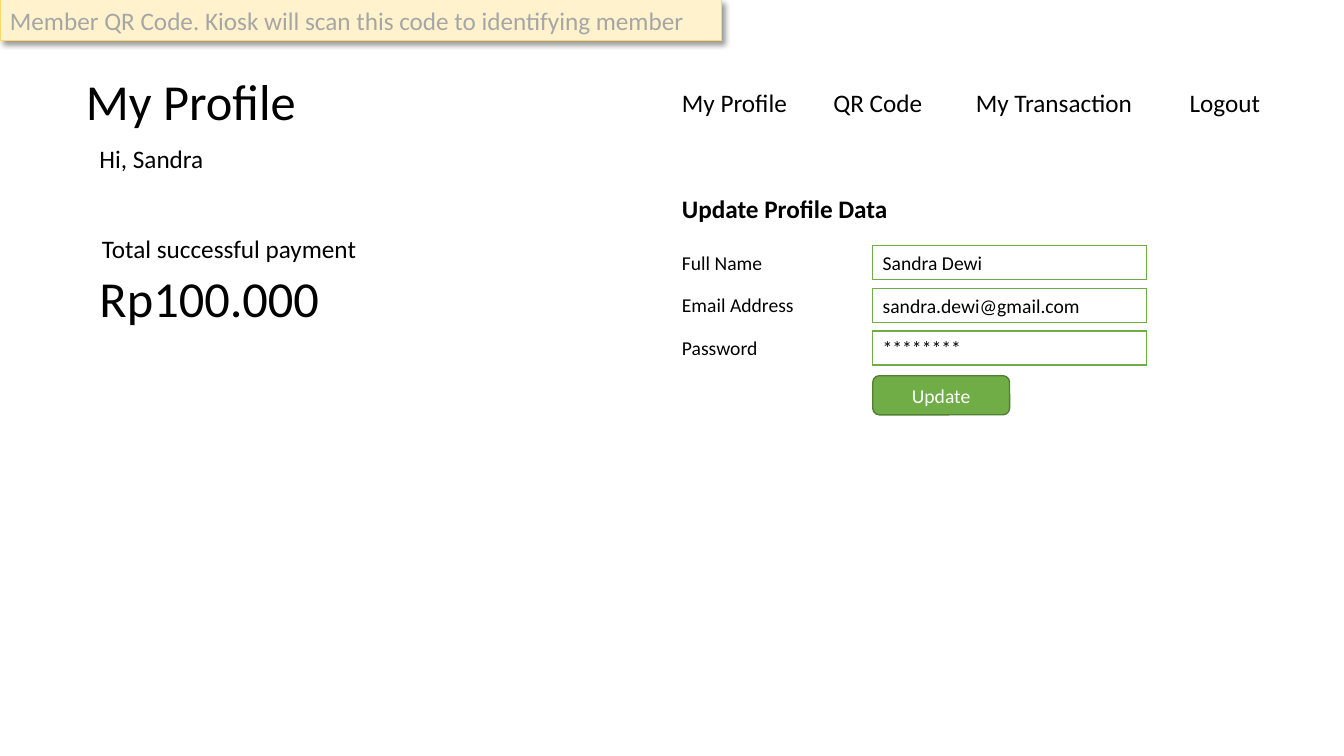
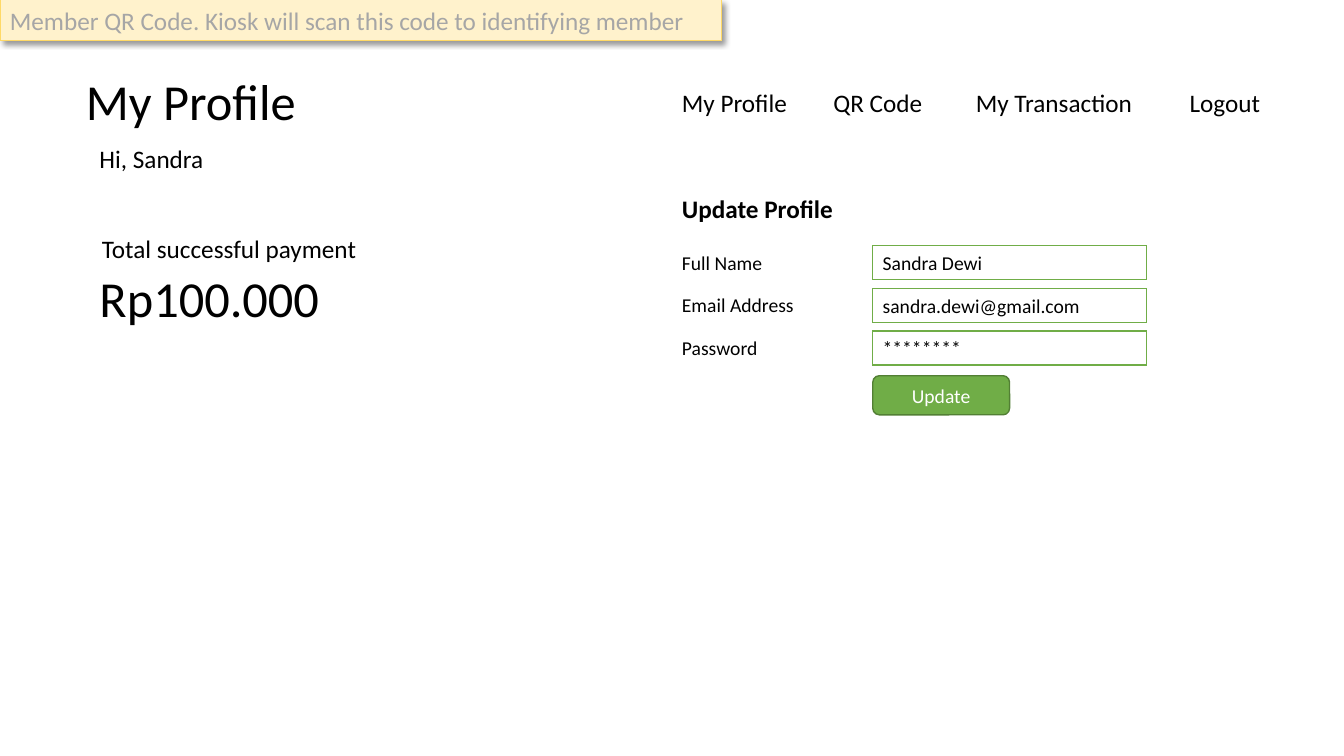
Before and after one commit to firmansubhi/node_tutor, a slide deck: slide 10 of Administrator pages.pptx. Drawn at 1344x756 pixels with LibreOffice and Linux fonts; fonts in the diff are those of the drawing. Boxes give left, top, right and bottom in pixels: in the first picture for what was removed or moved away, otherwise in the second. Text is boxed around its words. In the diff, an @@ line names an element or a change of style, - is before the commit and + after.

```diff
--- a/Administrator pages.pptx
+++ b/Administrator pages.pptx
@@ text at (682,200,832,222): text changed @@
-Update Profile Data
+Update Profile
```
